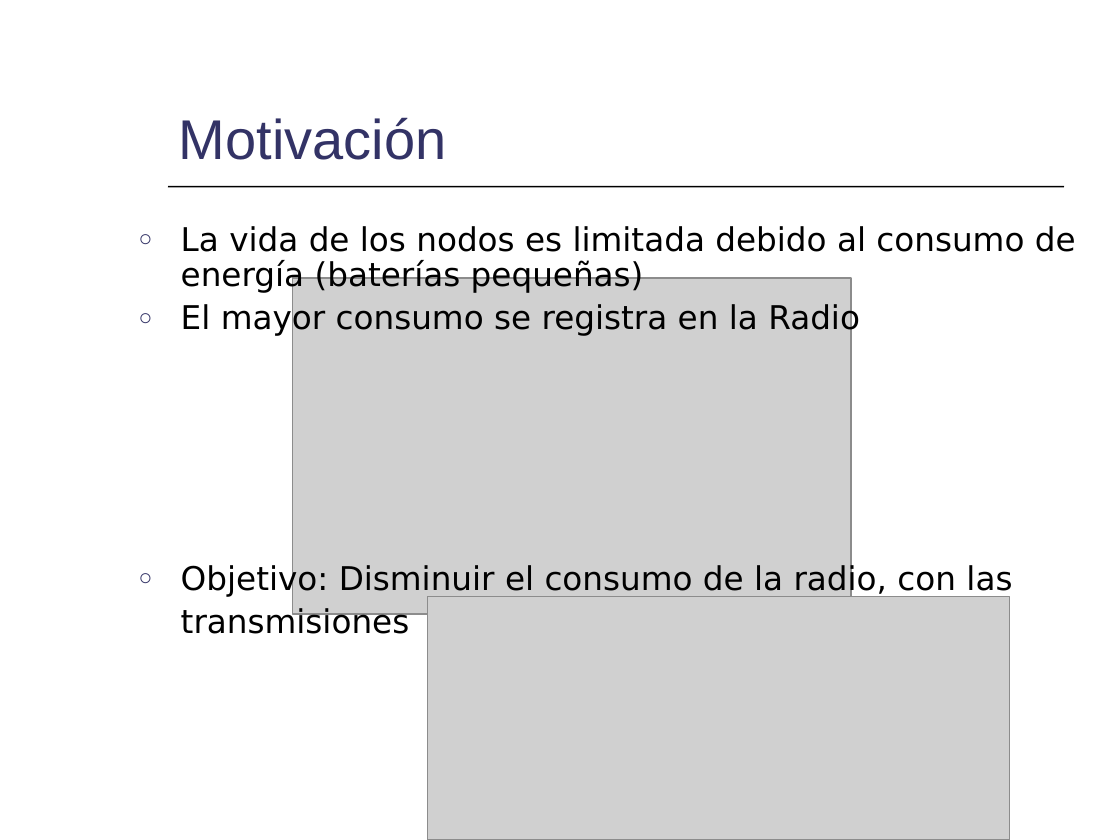
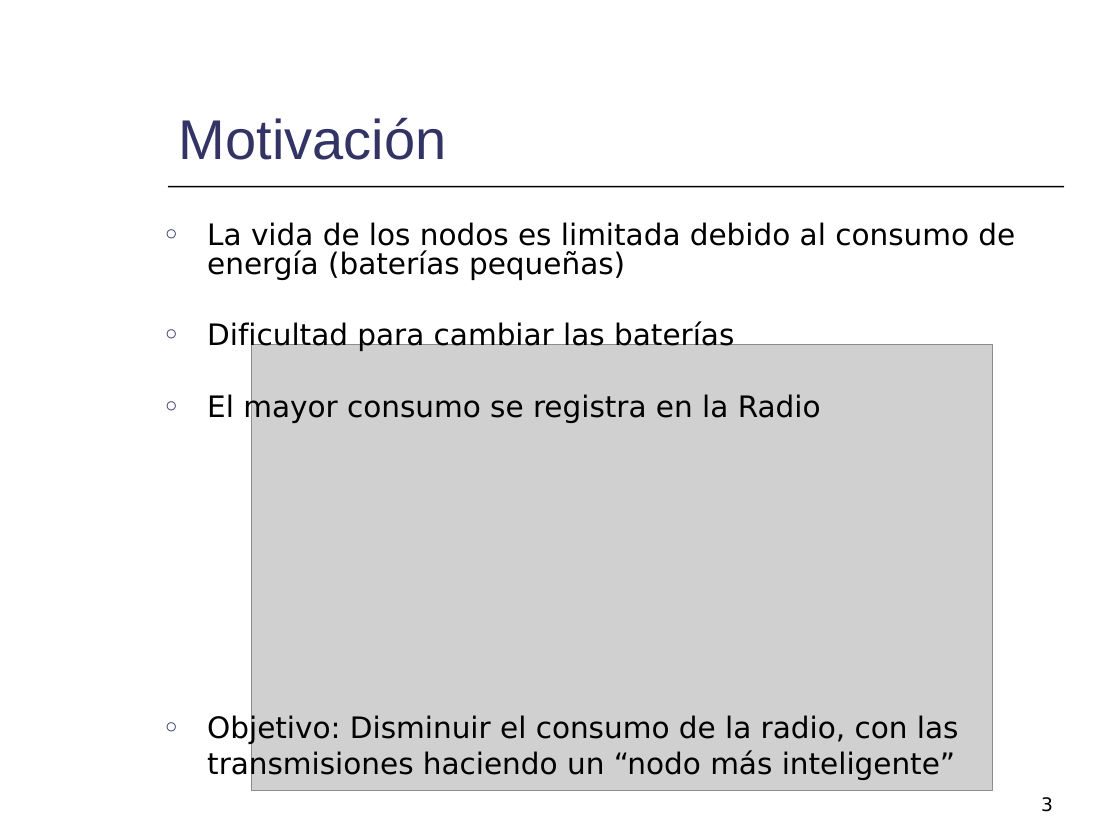
Before and after one commit to mmja/redsensores, a slide deck: slide 3 of Memoria/Consumo.ppt (slide 4 before the commit). Drawn at 1120x840 pixels with LibreOffice and Linux fonts; fonts in the diff are those of the drawing; grey boxes stand for pictures. Boxes give left, top, right and bottom in pixels: in the first picture for what was removed or moved away, otherwise in the second. Text is boxed around its words. In the diff, an @@ line names an element or a change of style, - is before the commit and + after.

```diff
--- a/Memoria/Consumo.ppt
+++ b/Memoria/Consumo.ppt
@@ text "La vida de los nodos ...": place and size @@
-text "La vida de los nodos ..." at bbox=[181, 226, 1076, 634]
+text "La vida de los nodos ..." at bbox=[207, 222, 1015, 780]
@@ text at bbox=[207, 222, 1015, 744]: size 21 to 19 pt in "La vida de los nodos es limitada ...", "El mayor consumo se registra en la ...", "Objetivo: Disminuir el consumo de la radio, ..."; line spacing 0.9 to 0.8 @@
@@ text at bbox=[207, 321, 734, 351]: paragraph added @@
+○ Dificultad para cambiar las baterías
@@ picture: place and size @@
-picture at bbox=[292, 278, 851, 614]
+picture at bbox=[251, 345, 992, 791]
@@ picture removed at bbox=[428, 597, 1010, 840] @@
@@ text at bbox=[207, 750, 955, 780]: text changed; size 21 to 19 pt @@
-transmisiones
+transmisiones haciendo un “nodo más inteligente”
@@ page number added at bbox=[1041, 797, 1053, 812], 12 pt, text #000000 @@
+3
```
Also in this commit, not shown: 14 other slides changed, 5 slides added, 1 slide removed.
